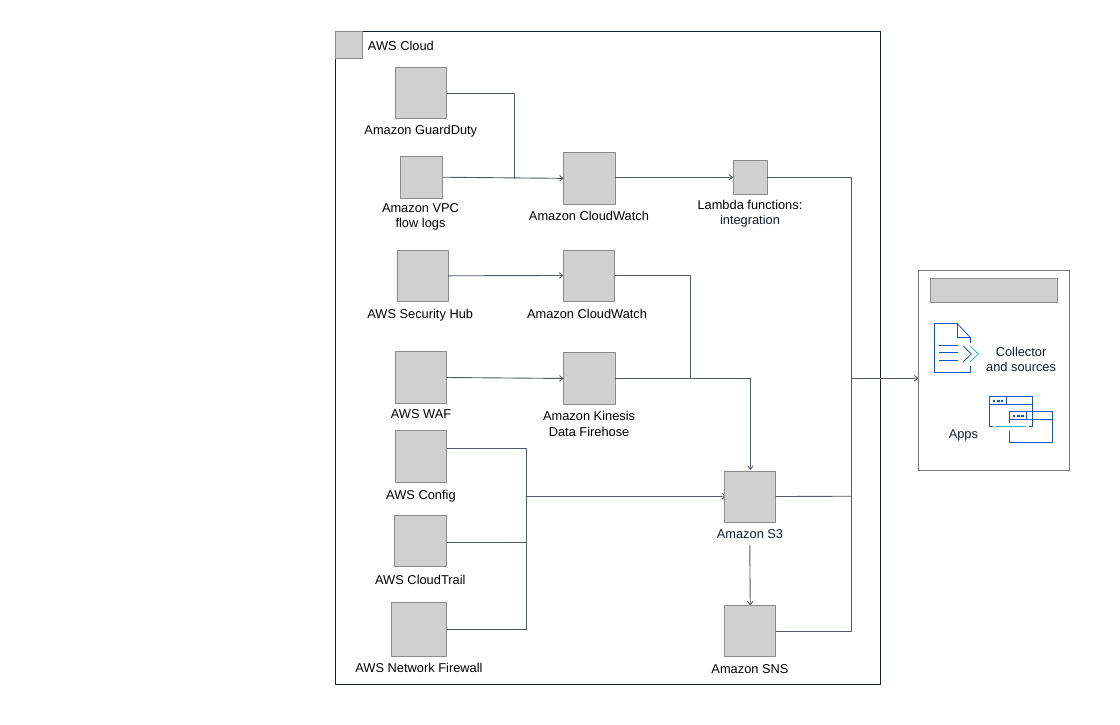
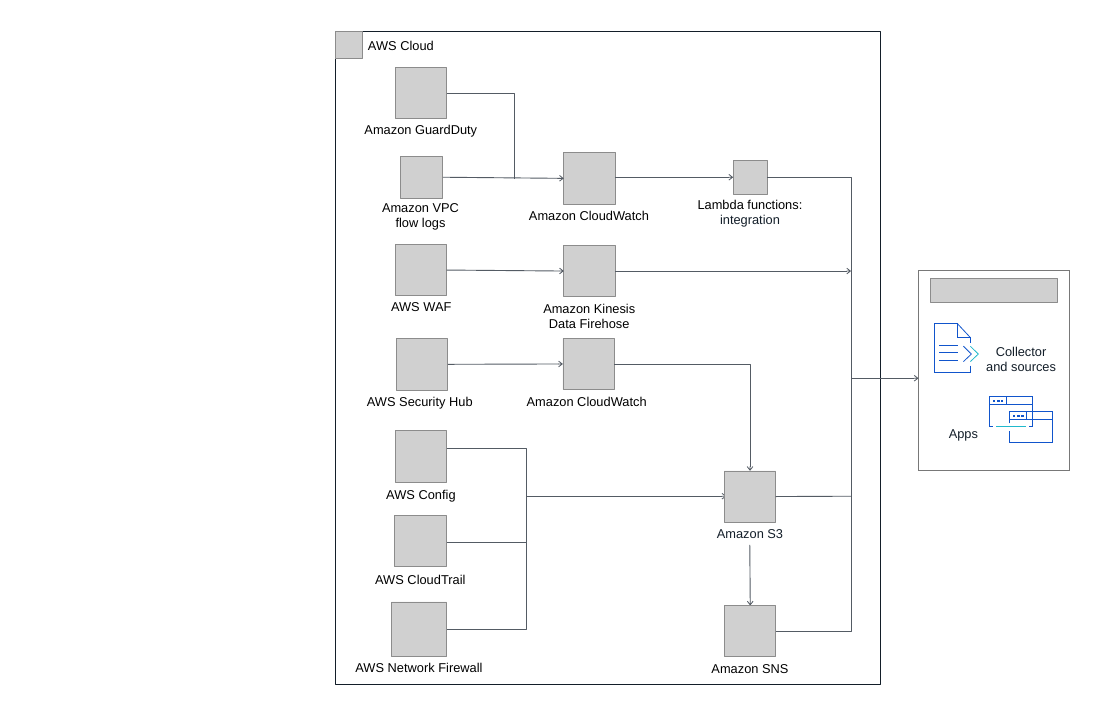
Before and after one commit to aws-ia/cfn-ps-sumo-logic-log-centralization, a slide deck: slide 1 of docs/deployment_guide/images/sumo-logic-archictecure-diagram.pptx. Drawn at 1120x725 pixels with LibreOffice and Linux fonts; fonts in the diff are those of the drawing; grey boxes stand for pictures. Boxes give left, top, right and bottom in pixels: in the first picture for what was removed or moved away, otherwise in the second. Text is boxed around its words. In the diff, an @@ line names an element or a change of style, - is before the commit and + after.

```diff
--- a/docs/deployment_guide/images/sumo-logic-archictecure-diagram.pptx
+++ b/docs/deployment_guide/images/sumo-logic-archictecure-diagram.pptx
@@ picture: place and size @@
-picture at (564, 352, 615, 404)
+picture at (564, 245, 615, 296)
@@ 2 texts, 1 picture, 1 arrow: place and size @@
-2 texts, 1 picture, 1 arrow at (391, 352, 635, 436)
+2 texts, 1 picture, 1 arrow at (391, 244, 635, 328)
@@ arrow added from (615, 271) to (851, 271), #545B64 1 pt @@
@@ 2 pictures, 2 texts, 1 arrow: place and size @@
-2 pictures, 2 texts, 1 arrow at (367, 250, 647, 321)
+2 pictures, 2 texts, 1 arrow at (367, 338, 646, 409)
@@ elbow line moved from (615, 275) - (690, 378) to (614, 364) - (750, 470) @@
@@ elbow line (614, 364) - (750, 470): elbow line to elbow arrow @@
@@ freeform shape removed at (615, 378, 751, 470) @@
```
Also in this commit, not shown: 4 other files.
